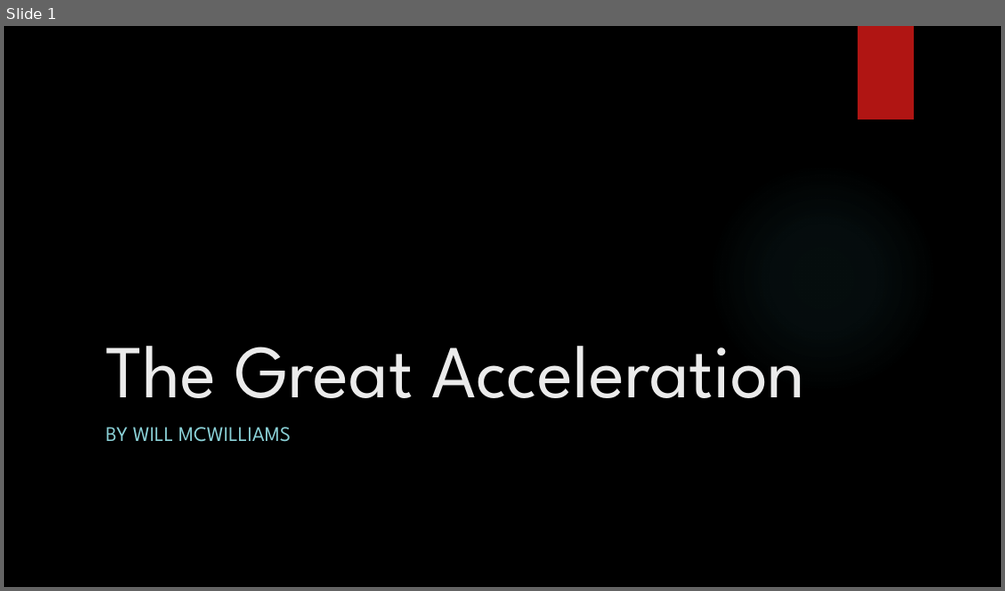
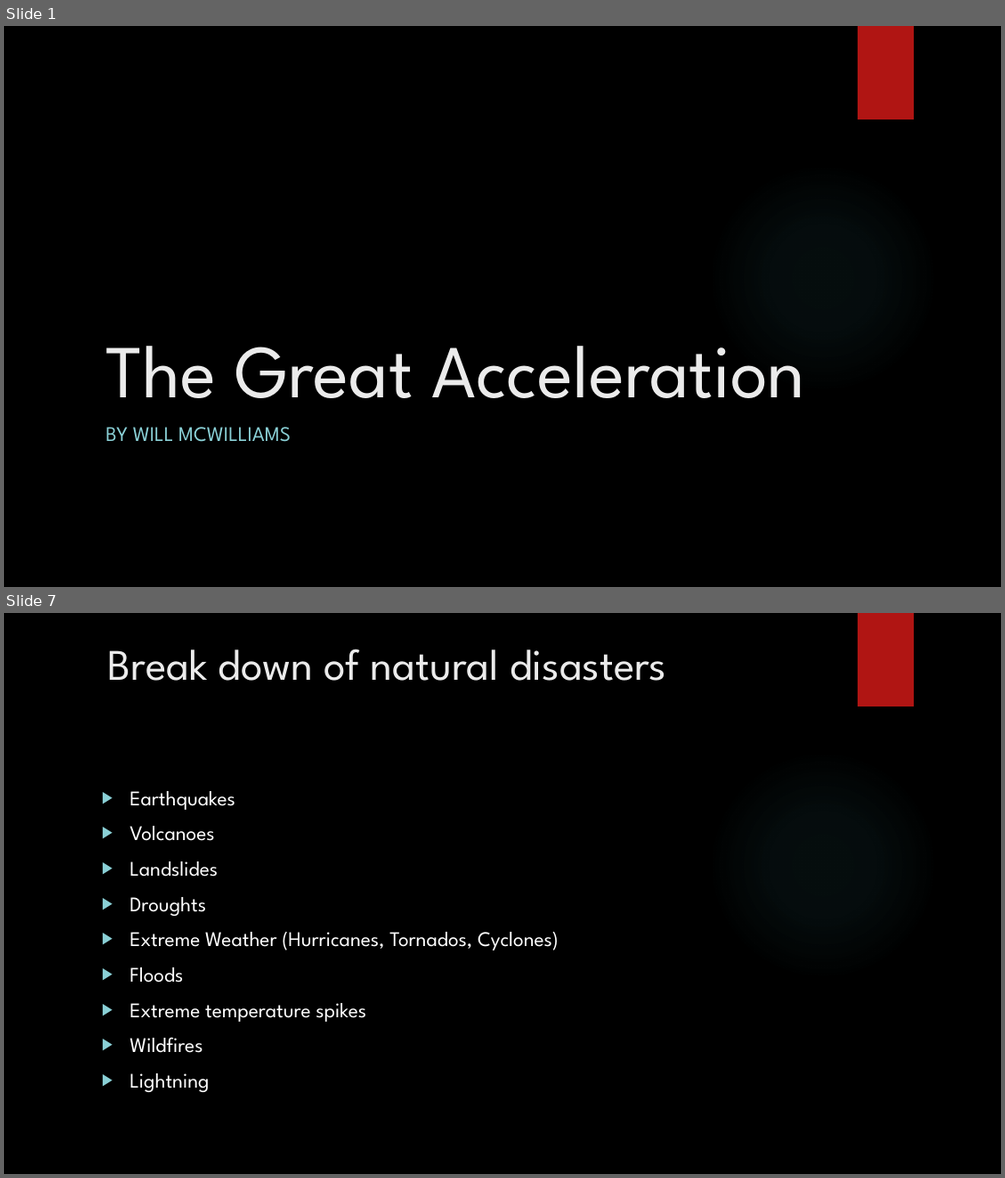
Before and after one commit to WMcWilliams15/NSS-Capstone, a slide deck: Power_Point/The Great Acceleration.pptx. Shown one above the other, each under a label of ours: slide 1 before the commit, slides 1 and 7 after it; the slides between them are not shown. The pictures are 1005x591 and 1005x1178 pixels, drawn with LibreOffice and Linux fonts; fonts in the diff are those of the drawing; background and template pictures are left out. Boxes give left, top, right and bottom in pixels: in the first picture for what was removed or moved away, otherwise in the second. Text is boxed around its words. In the diff, an @@ line names an element or a change of style, - is before the commit and + after.

```diff
--- a/Power_Point/The Great Acceleration.pptx
+++ b/Power_Point/The Great Acceleration.pptx
@@ slide 7 added at [4, 613, 1001, 1174], background picture (left out); not listed: 2 template elements that a slide beside it also shows @@
@@ title added at [108, 649, 667, 681], 42 pt, text #EBEBEB @@
+Break down of natural disasters
@@ text added at [129, 791, 558, 1092], 20 pt, text #FFFFFF @@
+▶ Earthquakes
+▶ Volcanoes
+▶ Landslides
+▶ Droughts
+▶ Extreme Weather (Hurricanes, Tornados, Cyclones)
+▶ Floods
+▶ Extreme temperature spikes
+▶ Wildfires
+▶ Lightning
```
Also in this commit, not shown: 9 slides changed, 4 other slides added, 4 slides removed, 2 other files.
